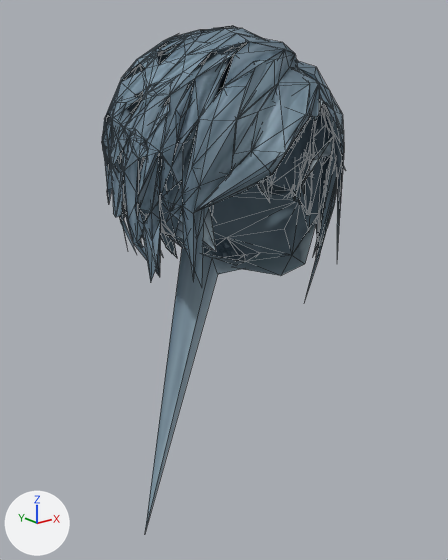
Two versions of the glTF model assets/modelos/aldeao_cabelos/medio_franja.glb, one commit apart.
Before and after are seen from a camera (50 mm lens) standing at (-0.244, -0.306, -0.031) and looking at (0.003, 0.003, -0.154). The axes (+X, +Y, +Z) are drawn at lower left. The lights are the same throughout. The first picture is the older version. Mesh edges are drawn as thin lines. Vertices at exactly the same position are counted once.

Names of what the first picture shows: 'cabelo_medio_franja'.
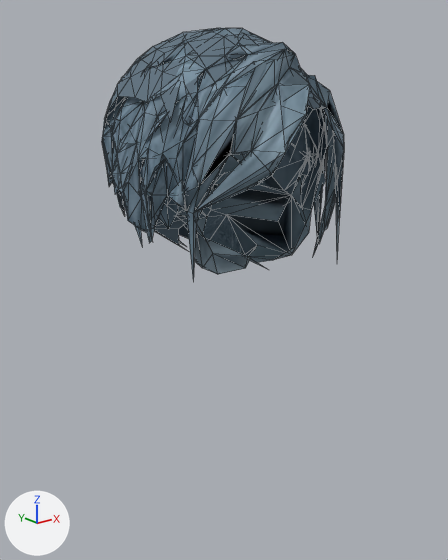
Boxes [x1, y1, x2, y2] around the edits, measured in the pictures (448 x 560 px):
'cabelo_medio_franja', reshaped (50% shorter): before [102, 26, 345, 532]; after [102, 28, 344, 280]

The change, as a diff of the scene's bpy script:
```diff
--- a/assets/modelos/aldeao_cabelos/medio_franja.glb.py
+++ b/assets/modelos/aldeao_cabelos/medio_franja.glb.py
@@ mat_touca @@
+mat_touca = principled_material('touca')
+mat_touca.base_color = (0.108, 0.162, 0.209)  # blue #5c707e
+mat_touca.roughness = 0.8
@@ me_char1_002 @@
 # used by ob_cabelo_medio_franja; location = (0.0, 0.0, 0.0)
-me_char1_002.from_pydata(...)  # 702 vertices, 1780 faces; spans x -0.076..0.077, y -0.074..0.077, z -0.331..0.003
+me_char1_002.from_pydata(...)  # 884 vertices, 2077 faces; spans x -0.07..0.073, y -0.074..0.077, z -0.149..0.001
+# me_char1_002 part 1: 494 vertices moved from x -0.076..0.077, y -0.073..0.077, z -0.165..0.003 to x -0.07..0.067, y -0.067..0.072, z -0.133..0.0; 1 vertex removed from x -0.06, y 0.012, z -0.331; 183 vertices added at x -0.064..0.064, y -0.062..0.077, z -0.141..0.001
 me_char1_002.materials.append(mat_material_1_001)
+me_char1_002.materials.append(mat_touca)  # blue #5c707e
```
